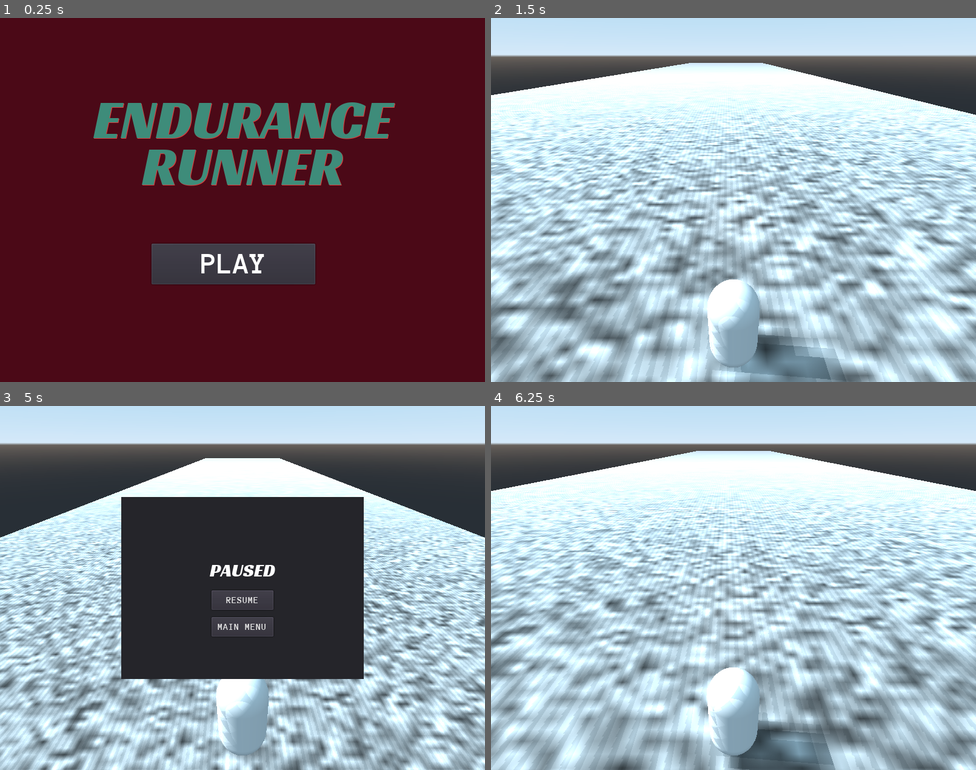
Above: before the commit, frames 1-4 (two rows, left to right).
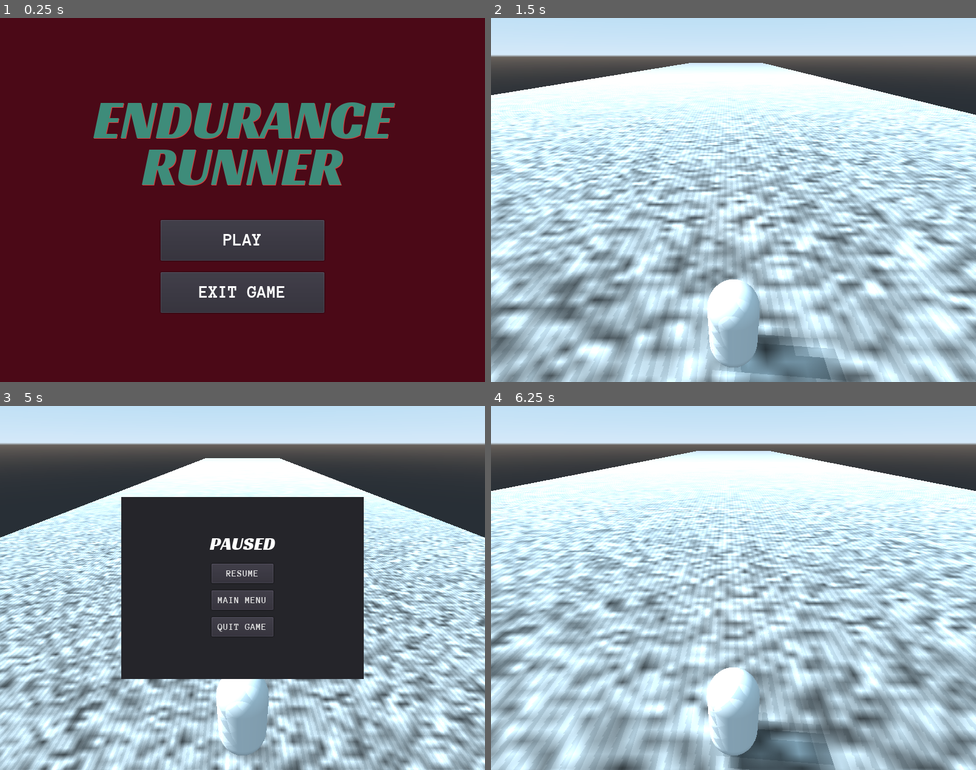
Above: after the commit, the same moments.

Repository: rans0000/endless-runner
Game: Godot game, scene res://UI/MainMenu/MainMenu.tscn
The game is run twice, just before and just after one commit, with the same random seed, the same clock (stepped at 60 frames per second) and the same inputs.
Inputs:
- Up to frame 1 (0.25 s): no input
- Up to frame 2 (1.5 s): click "PLAY" at 0.5 s; tap Enter at 1.25 s; hold D (move_right) from 1.28 s (still down); hold S (move_stop) from 1.28 s (still down)
- Up to frame 3 (5 s): tap Space (jump) at 1.52, 2.27, 2.75, 3.77, 4.52 s; release D (move_right) at 2.03 s; release S (move_stop) at 2.03 s; hold Down (ui_down) 2.03-2.78 s; tap S (move_stop) at 2.1, 3.6 s; hold D (move_right) 2.78-3.53 s; hold S (move_stop) 2.78-3.53 s; hold W (move_forward) 3.53-4.28 s; hold A (move_left) from 4.28 s (still down); hold S (move_stop) from 4.28 s (still down); tap Escape (pause_game) at 4.9 s
- Up to frame 4 (6.25 s): release A (move_left) at 5 s; release S (move_stop) at 5 s; click "MAIN MENU" at 5 s; click "PLAY" at 5.75 s

The runs differ from the first frame. In frame 1, 6.5% of the frame differs, in the area x 31-67%, y 55-81%; in frame 2, nothing differs; in frame 3, 0.9%; in frame 4, nothing differs.

Commit message:
Add quit from game option in the menus.

Diff:
--- /dev/null
+++ b/UI/MainMenu/MainMenu.gd
@@ -0,0 +1,12 @@
+extends Control
+
+func _ready():
+	get_tree().paused = false
+
+
+func _on_play_button_pressed():
+	get_tree().change_scene("res://World/World.tscn")
+
+
+func _on_quit_button_pressed():
+	get_tree().quit()
--- a/UI/MainMenu/MainMenu.tscn
+++ b/UI/MainMenu/MainMenu.tscn
@@ -1,23 +1,24 @@
 [gd_scene load_steps=6 format=2]
 
-[ext_resource path="res://fonts/RacingSansOne-Regular.ttf" type="DynamicFontData" id=1]
-[ext_resource path="res://fonts/AnonymousPro-Bold.ttf" type="DynamicFontData" id=2]
-[ext_resource path="res://UI/MainMenu/PlayButton.gd" type="Script" id=3]
+[ext_resource path="res://UI/MainMenu/MainMenu.gd" type="Script" id=1]
+[ext_resource path="res://fonts/RacingSansOne-Regular.ttf" type="DynamicFontData" id=2]
+[ext_resource path="res://fonts/AnonymousPro-Bold.ttf" type="DynamicFontData" id=3]
 
 [sub_resource type="DynamicFont" id=1]
 size = 90
 use_filter = true
 extra_spacing_top = -40
-font_data = ExtResource( 1 )
+font_data = ExtResource( 2 )
 
 [sub_resource type="DynamicFont" id=2]
-size = 50
+size = 30
 use_filter = true
-font_data = ExtResource( 2 )
+font_data = ExtResource( 3 )
 
 [node name="MainMenu" type="Control"]
 anchor_right = 1.0
 anchor_bottom = 1.0
+script = ExtResource( 1 )
 
 [node name="ColorRect" type="ColorRect" parent="."]
 margin_right = 800.0
@@ -38,15 +39,35 @@
 uppercase = true
 
 [node name="PlayButton" type="Button" parent="."]
-margin_left = 250.0
-margin_top = 372.015
-margin_right = 520.0
-margin_bottom = 439.015
+anchor_left = 0.5
+anchor_top = 0.5
+anchor_right = 0.5
+anchor_bottom = 0.5
+margin_left = -135.0
+margin_top = 33.3074
+margin_right = 135.0
+margin_bottom = 100.307
 mouse_default_cursor_shape = 2
 custom_fonts/font = SubResource( 2 )
 custom_colors/font_color = Color( 1, 1, 1, 1 )
 custom_colors/font_color_hover = Color( 0.823529, 0.403922, 0.403922, 1 )
 custom_colors/font_color_pressed = Color( 0.623529, 0.270588, 0.270588, 1 )
 text = "PLAY"
-script = ExtResource( 3 )
-[connection signal="pressed" from="PlayButton" to="PlayButton" method="_on_play_button_pressed"]
+
+[node name="QuitButton" type="Button" parent="."]
+anchor_left = 0.5
+anchor_top = 0.5
+anchor_right = 0.5
+anchor_bottom = 0.5
+margin_left = -135.0
+margin_top = 119.454
+margin_right = 135.0
+margin_bottom = 186.454
+mouse_default_cursor_shape = 2
+custom_fonts/font = SubResource( 2 )
+custom_colors/font_color = Color( 1, 1, 1, 1 )
+custom_colors/font_color_hover = Color( 0.823529, 0.403922, 0.403922, 1 )
+custom_colors/font_color_pressed = Color( 0.623529, 0.270588, 0.270588, 1 )
+text = "EXIT GAME"
+[connection signal="pressed" from="PlayButton" to="." method="_on_play_button_pressed"]
+[connection signal="pressed" from="QuitButton" to="." method="_on_quit_button_pressed"]
--- a/UI/MainMenu/PlayButton.gd
+++ /dev/null
@@ -1,8 +0,0 @@
-extends Button
-
-func _ready():
-	get_tree().paused = false
-
-
-func _on_play_button_pressed():
-	get_tree().change_scene("res://World/World.tscn")
--- a/UI/PauseMenu/PauseMenu.gd
+++ b/UI/PauseMenu/PauseMenu.gd
@@ -5,17 +5,25 @@
 func _ready():
 	self.visible = false
 
+
 func _process(delta):
 	if Input.is_action_just_pressed("pause_game"):
 		toggle_pause()
 
+
 func _on_resumebutton_pressed():
 	toggle_pause()
+
 
 func toggle_pause():
 	is_paused = !is_paused
 	visible = is_paused
 	get_tree().paused = is_paused
 
+
 func _on_mainmenu_button_pressed():
 	get_tree().change_scene("res://UI/MainMenu/MainMenu.tscn")
+
+
+func _on_quit_button_pressed():
+	get_tree().quit()
--- a/UI/PauseMenu/PauseMenu.tscn
+++ b/UI/PauseMenu/PauseMenu.tscn
@@ -40,9 +40,9 @@
 anchor_right = 0.5
 anchor_bottom = 0.5
 margin_left = -54.0
-margin_top = -49.5
+margin_top = -93.2691
 margin_right = 54.0
-margin_bottom = -10.5
+margin_bottom = -54.2691
 custom_fonts/font = SubResource( 1 )
 text = "PAUSED"
 
@@ -52,22 +52,35 @@
 anchor_right = 0.5
 anchor_bottom = 0.5
 margin_left = -51.0
-margin_top = 4.0
+margin_top = -39.7691
 margin_right = 51.0
-margin_bottom = 36.0
+margin_bottom = -7.76909
 custom_fonts/font = SubResource( 2 )
 text = "RESUME"
 
-[node name="MainMenuButton2" type="Button" parent="Panel"]
+[node name="MainMenuButton" type="Button" parent="Panel"]
 anchor_left = 0.5
 anchor_top = 0.5
 anchor_right = 0.5
 anchor_bottom = 0.5
 margin_left = -51.0
-margin_top = 47.7
+margin_top = 3.93091
 margin_right = 51.0
-margin_bottom = 79.7
+margin_bottom = 35.9309
 custom_fonts/font = SubResource( 2 )
 text = "MAIN MENU"
+
+[node name="QuitButton" type="Button" parent="Panel"]
+anchor_left = 0.5
+anchor_top = 0.5
+anchor_right = 0.5
+anchor_bottom = 0.5
+margin_left = -51.0
+margin_top = 48.352
+margin_right = 51.0
+margin_bottom = 80.352
+custom_fonts/font = SubResource( 2 )
+text = "QUIT GAME"
 [connection signal="pressed" from="Panel/ResumeButton" to="." method="_on_resumebutton_pressed"]
-[connection signal="pressed" from="Panel/MainMenuButton2" to="." method="_on_mainmenu_button_pressed"]
+[connection signal="pressed" from="Panel/MainMenuButton" to="." method="_on_mainmenu_button_pressed"]
+[connection signal="pressed" from="Panel/QuitButton" to="." method="_on_quit_button_pressed"]
